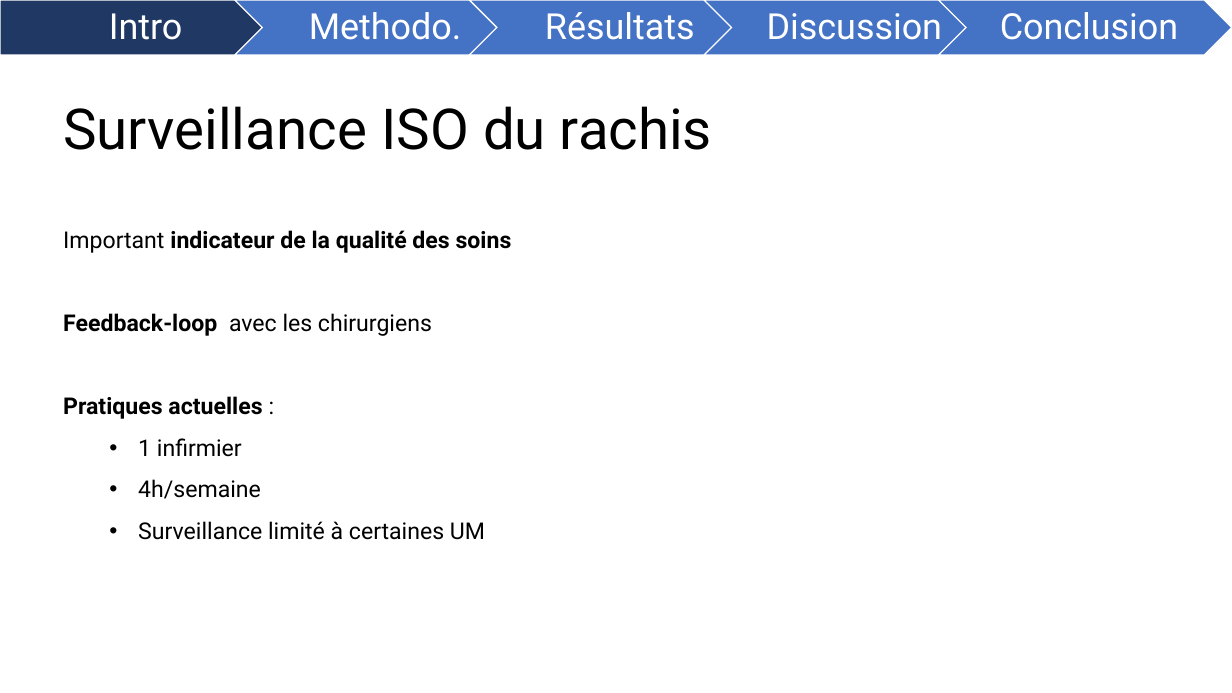
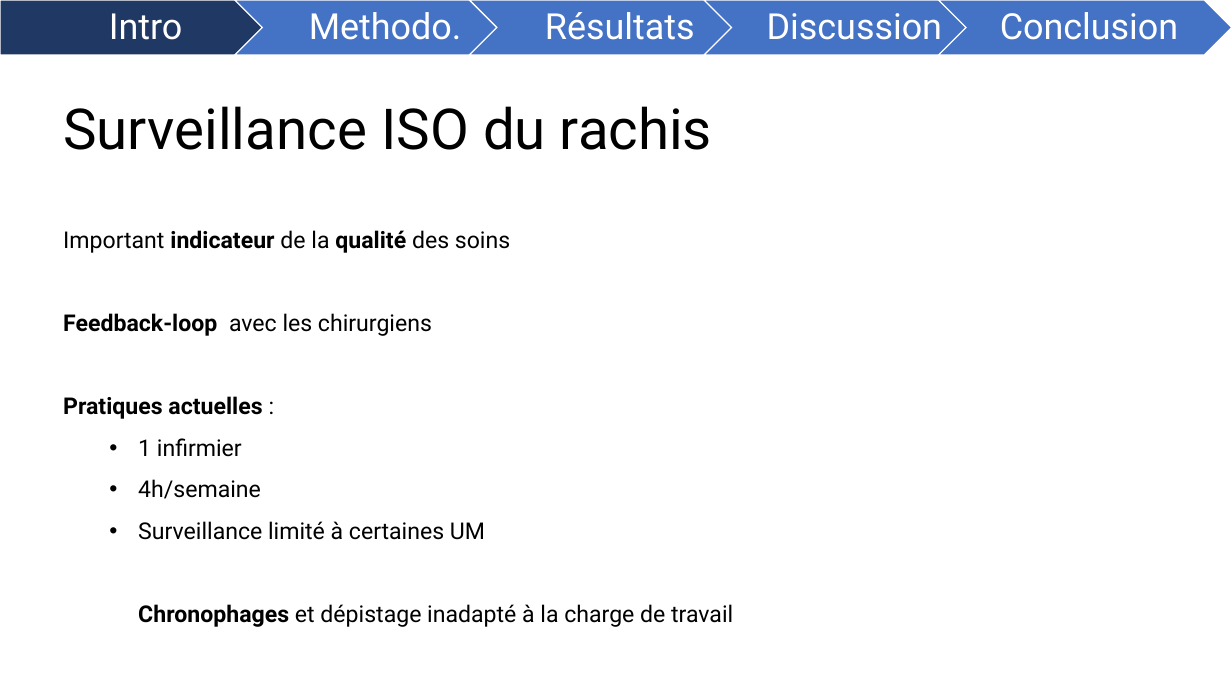
Before and after one commit to FrancescoMonti-source/theses_internes, a slide deck: slide 3 of memoire/reports/DÉTECTION SEMI-AUTOMATISÉE DES INFECTIONS POST-OPÉRATOIRES.pptx. Drawn at 1232x693 pixels with LibreOffice and Linux fonts; fonts in the diff are those of the drawing. Boxes give left, top, right and bottom in pixels: in the first picture for what was removed or moved away, otherwise in the second. Text is boxed around its words. In the diff, an @@ line names an element or a change of style, - is before the commit and + after.

```diff
--- a/memoire/reports/DÉTECTION SEMI-AUTOMATISÉE DES INFECTIONS POST-OPÉRATOIRES.pptx
+++ b/memoire/reports/DÉTECTION SEMI-AUTOMATISÉE DES INFECTIONS POST-OPÉRATOIRES.pptx
@@ text at (x1=63, y1=230, x2=510, y2=253): bold off in "de la des soins" @@
@@ text at (x1=138, y1=521, x2=733, y2=627): text changed @@
-  • Surveillance limité à certaines UM
+  • Surveillance limité à certaines UM
+    Chronophages et dépistage inadapté à la charge de travail
```
Also in this commit, not shown: 7 other slides changed, 1 slide added, 1 slide removed.
